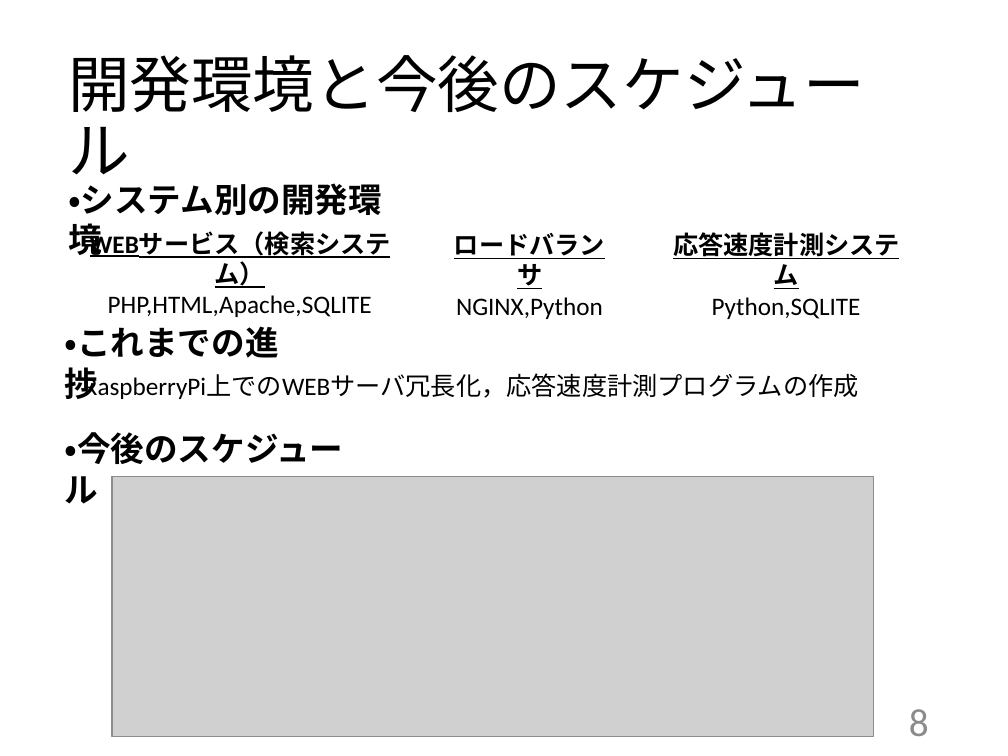
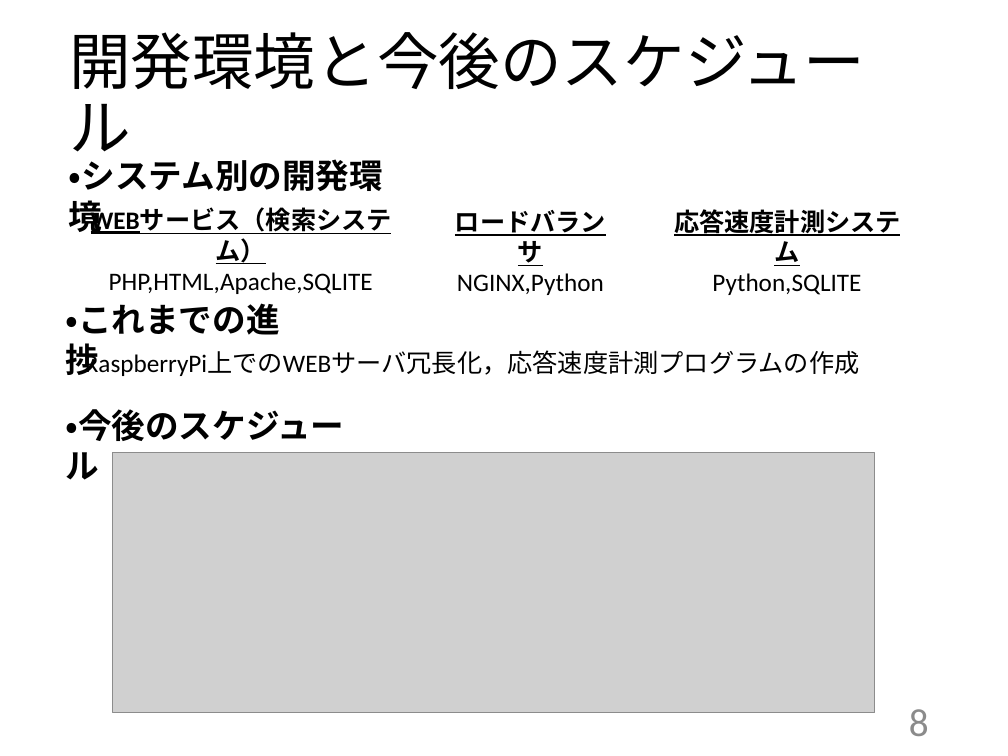
Before and after one commit to kait-takanolab/1821086_matsuo_thesis, a slide deck: slide 8 of 発表用/1821086_中間発表.pptx. Drawn at 1008x756 pixels with LibreOffice and Linux fonts; fonts in the diff are those of the drawing; grey boxes stand for pictures. Boxes give left, top, right and bottom in pixels: in the first picture for what was removed or moved away, otherwise in the second. Text is boxed around its words. In the diff, an @@ line names an element or a change of style, - is before the commit and + after.

```diff
--- a/発表用/1821086_中間発表.pptx
+++ b/発表用/1821086_中間発表.pptx
@@ 7 texts, 1 picture, 1 title moved together from (x1=64, y1=55, x2=900, y2=736) to (x1=65, y1=32, x2=901, y2=713) @@
```
Also in this commit, not shown: 3 other slides changed, 1 other file.
